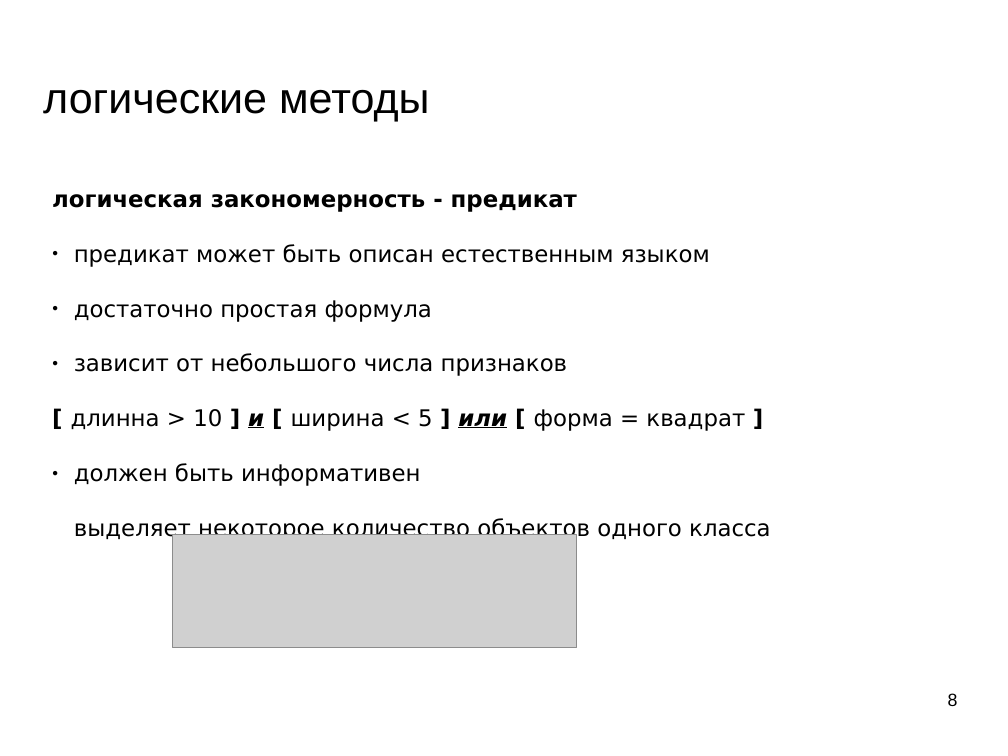
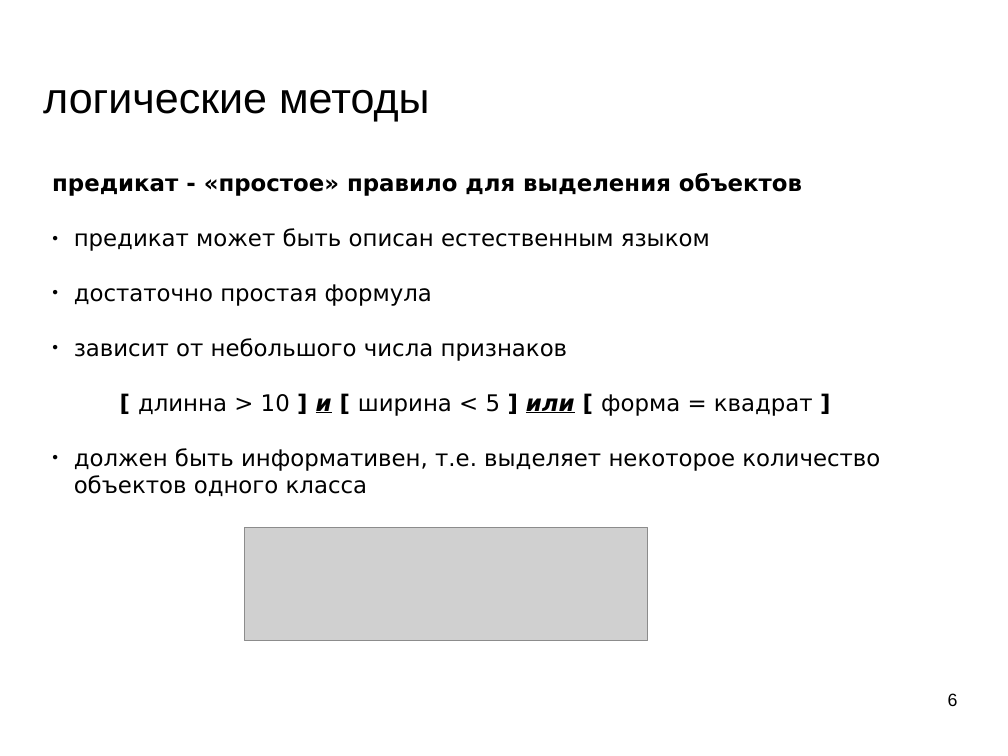
Before and after one commit to mechanoid5/ml_lectorium_legacy, a slide deck: slide 6 of 06-logical.odp (slide 8 before the commit). Drawn at 1008x756 pixels with LibreOffice and Linux fonts; fonts in the diff are those of the drawing; grey boxes stand for pictures; background and template pictures are left out. Boxes give left, top, right and bottom in pixels: in the first picture for what was removed or moved away, otherwise in the second. Text is boxed around its words. In the diff, an @@ line names an element or a change of style, - is before the commit and + after.

```diff
--- a/06-logical.odp
+++ b/06-logical.odp
@@ text "предикат - «простое» правило для ...": place and size @@
-text "предикат - «простое» правило для ..." at [52,194,770,542]
+text "предикат - «простое» правило для ..." at [52,173,880,496]
@@ text at [52,173,802,196]: text changed @@
-логическая закономерность - предикат
+предикат - «простое» правило для выделения объектов
@@ text at [138,394,813,416]: alignment left to centre @@
@@ text at [74,448,880,496]: text changed @@
-● должен быть информативен
-выделяет некоторое количество объектов одного класса
+● должен быть информативен, т.е. выделяет некоторое количество объектов одного класса
@@ picture: place and size @@
-picture at [173,535,577,649]
+picture at [244,528,649,641]
@@ page number at [948,693,958,706]: text changed @@
-8
+6
```
Also in this commit, not shown: 19 other slides changed, 1 slide added, 12 slides removed, 1 other file.
